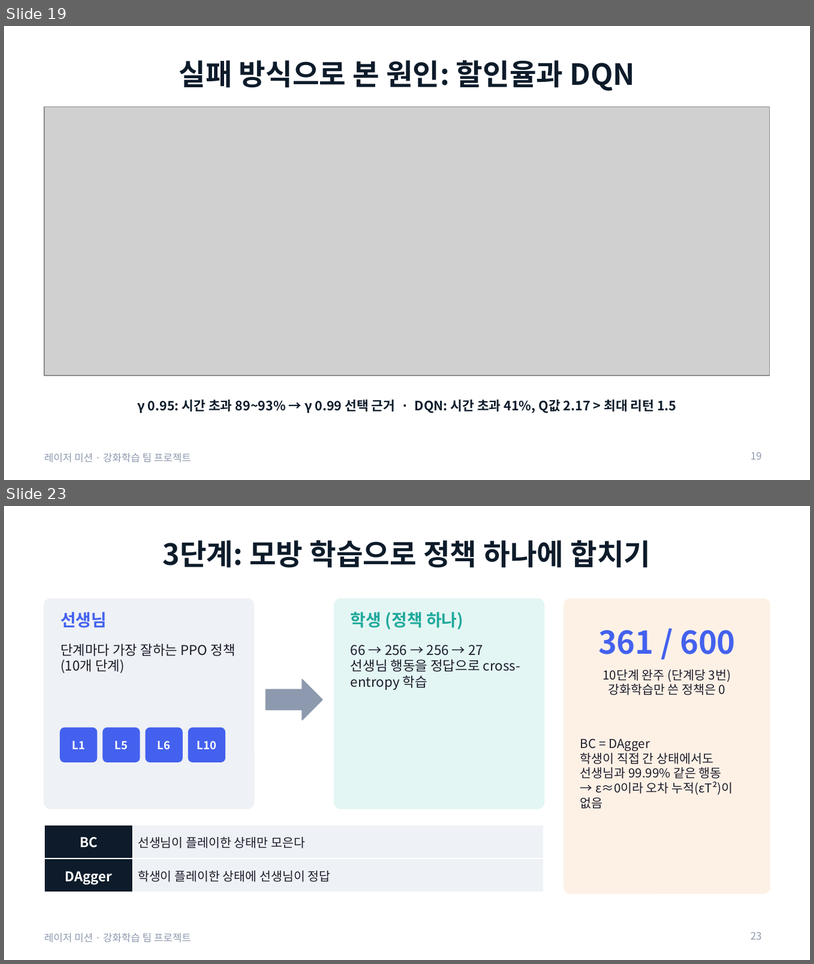
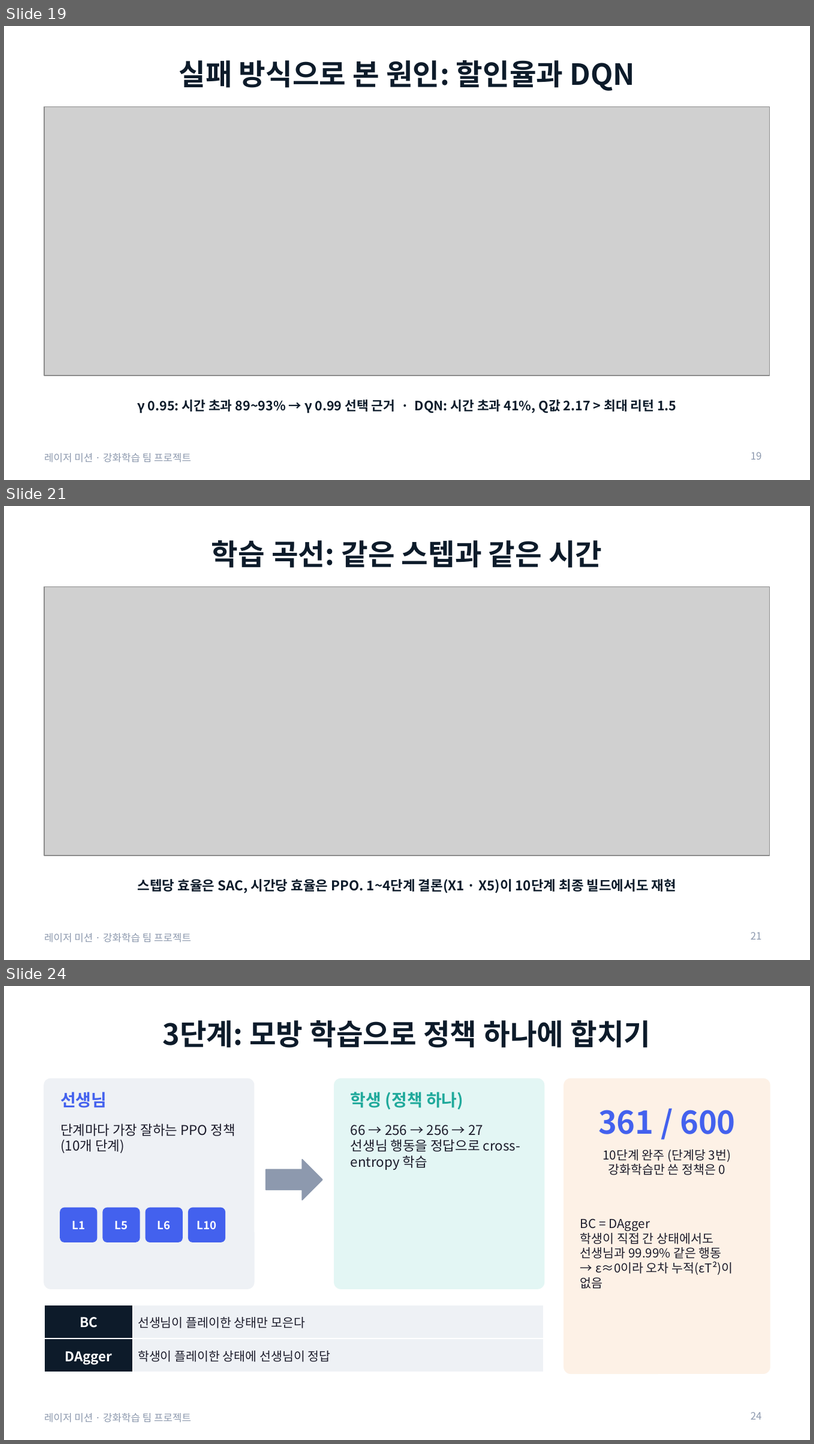
Before and after one commit to changxeokSong/reinforcement_learning, a slide deck: docs/LaserMission_presentation.pptx. Shown one above the other, each under a label of ours: slides 19 and 23 before the commit, slides 19, 21 and 24 after it; the slides between them are not shown. The pictures are 814x964 and 814x1444 pixels, drawn with LibreOffice and Linux fonts; fonts in the diff are those of the drawing; grey boxes stand for pictures. Boxes give left, top, right and bottom in pixels: in the first picture for what was removed or moved away, otherwise in the second. Text is boxed around its words. In the diff, an @@ line names an element or a change of style, - is before the commit and + after.

Commit message:
레이저 발표 자료: 연구 질문 답, 학습 곡선(같은 스텝·같은 시간), 한 장 요약 갱신 (39장), 검증 결과와 분석 명령 정리

```diff
--- a/docs/LaserMission_presentation.pptx
+++ b/docs/LaserMission_presentation.pptx
@@ slide 21 added at box(4, 506, 810, 960), background #FFFFFF; not listed: 1 template element that a slide beside it also shows @@
@@ title added at box(212, 540, 602, 568), 26 pt, text #0D1B2A, bold @@
+학습 곡선: 같은 스텝과 같은 시간
@@ picture added at box(44, 586, 770, 855) @@
@@ text added at box(138, 879, 677, 893), 12 pt, text #0D1B2A, bold @@
+스텝당 효율은 SAC, 시간당 효율은 PPO. 1~4단계 결론(X1 · X5)이 10단계 최종 빌드에서도 재현
@@ page number added at box(751, 931, 762, 939), 9 pt, text #8D99AE @@
+21
@@ what was slide 23 is now slide 24 @@
@@ page number at box(751, 1411, 762, 1419): text changed @@
-23
+24
```
Also in this commit, not shown: 6 slides changed, 1 other slide added, 7 other files.
